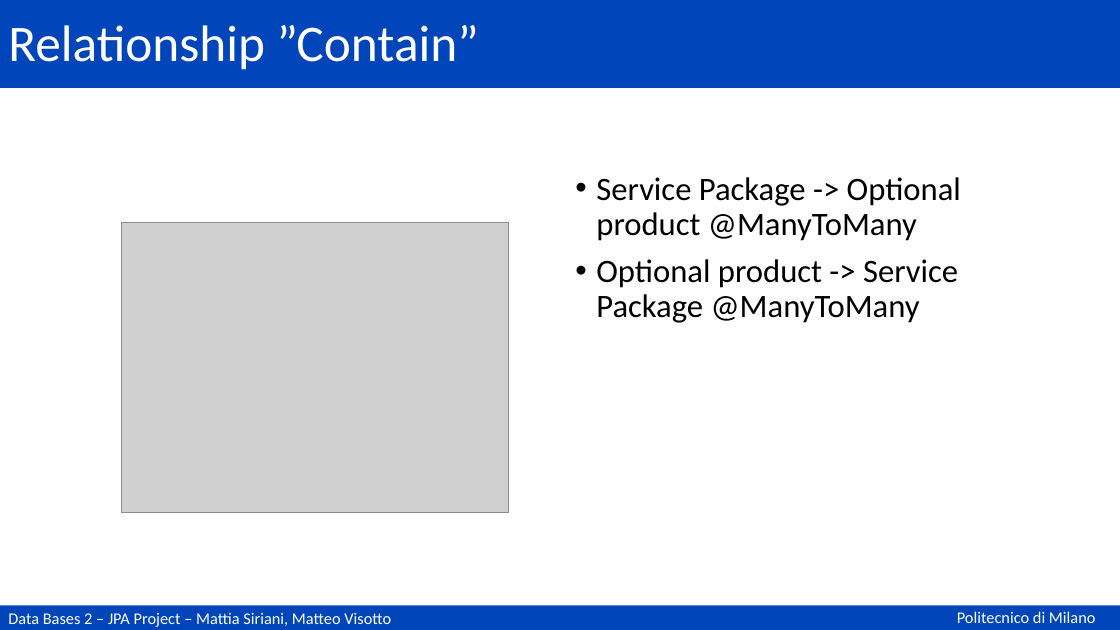
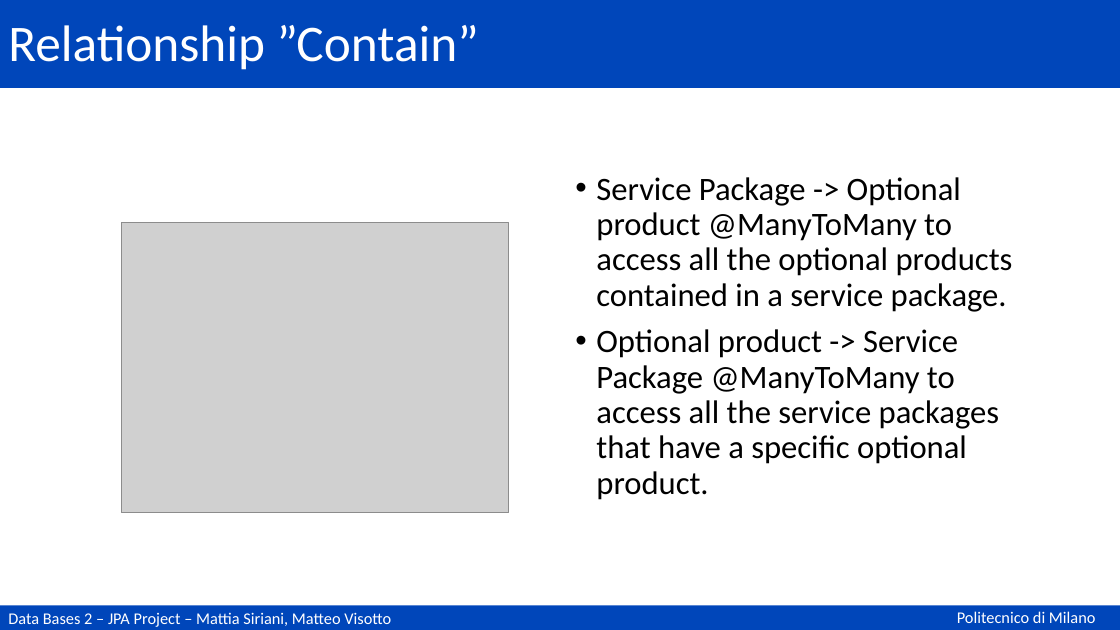
Before and after one commit to matteovisotto/DB2-SirianiVisotto, a slide deck: slide 64 of Documentation.pptx (slide 62 before the commit). Drawn at 1120x630 pixels with LibreOffice and Linux fonts; fonts in the diff are those of the drawing; grey boxes stand for pictures. Boxes give left, top, right and bottom in pixels: in the first picture for what was removed or moved away, otherwise in the second. Text is boxed around its words. In the diff, an @@ line names an element or a change of style, - is before the commit and + after.

```diff
--- a/Documentation.pptx
+++ b/Documentation.pptx
@@ text at (596, 177, 1013, 500): text changed @@
-• Service Package -> Optional product @ManyToMany
-• Optional product -> Service Package @ManyToMany
+• Service Package -> Optional product @ManyToMany to access all the optional products contained in a service package.
+• Optional product -> Service Package @ManyToMany to access all the service packages that have a specific optional product.
```
Also in this commit, not shown: 11 other slides changed, 2 slides added.
